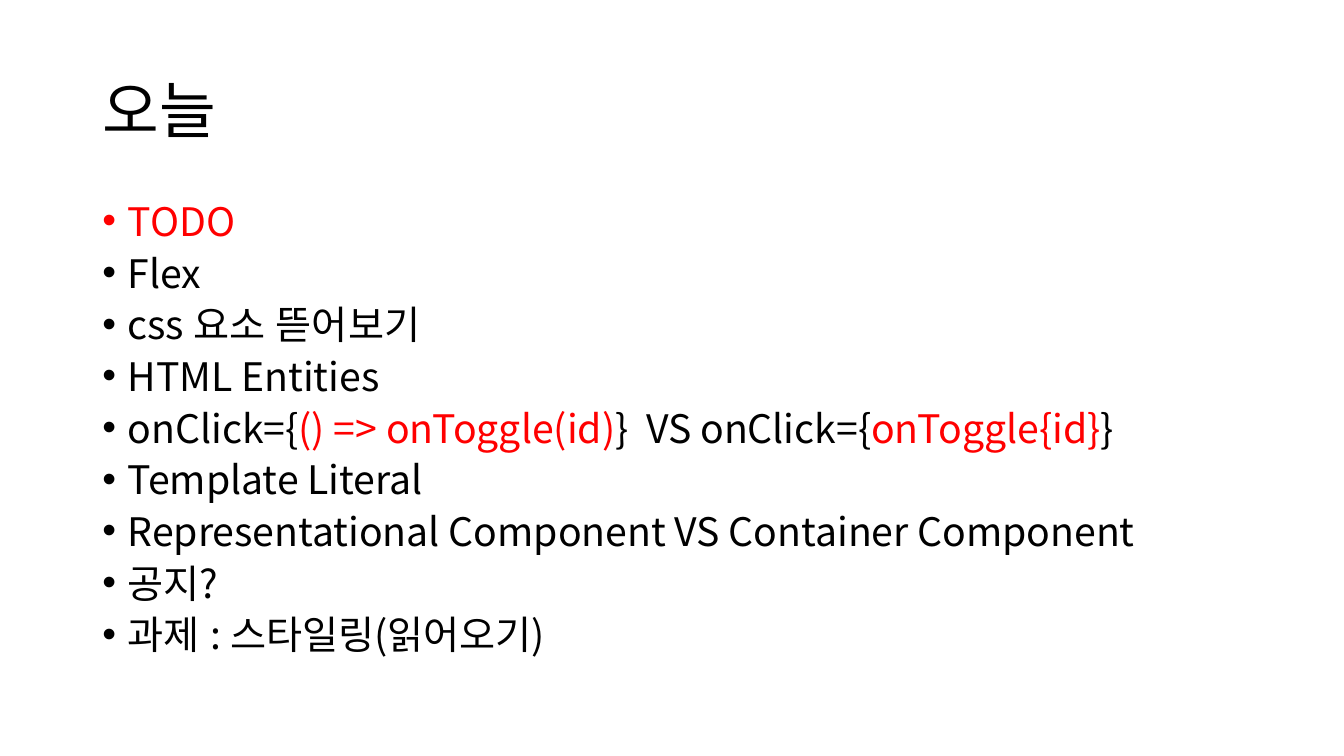
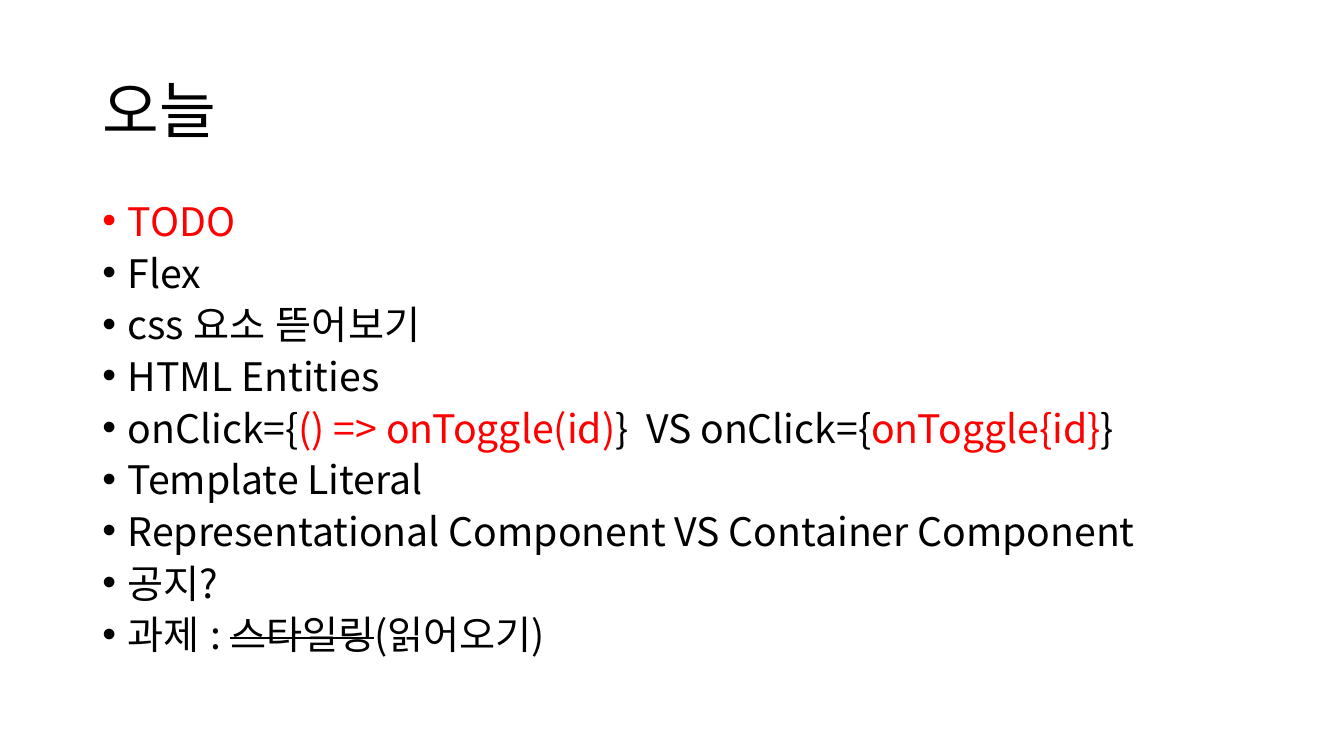
Before and after one commit to ctrl-z-won/Dev-Log, a slide deck: slide 2 of react/ctrlz6-0417.pptx. Drawn at 1344x756 pixels with LibreOffice and Linux fonts; fonts in the diff are those of the drawing. Boxes give left, top, right and bottom in pixels: in the first picture for what was removed or moved away, otherwise in the second. Text is boxed around its words. In the diff, an @@ line names an element or a change of style, - is before the commit and + after.

```diff
--- a/react/ctrlz6-0417.pptx
+++ b/react/ctrlz6-0417.pptx
@@ text at bbox=[128, 616, 545, 657]: strikethrough on in "스타일링(읽어오기)" @@
```
Also in this commit, not shown: 3 other slides changed, 3 other files.
